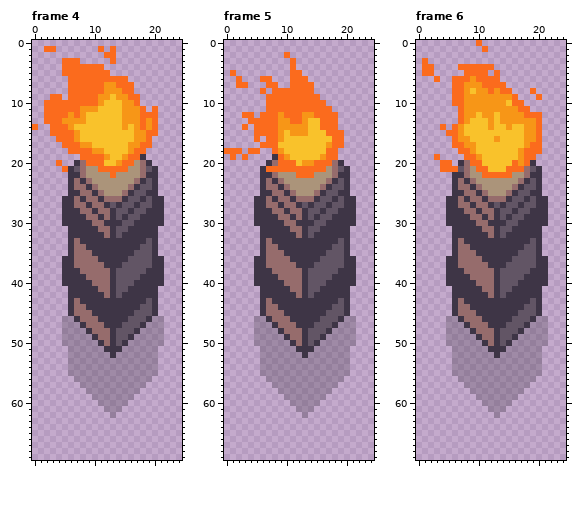
Two versions of one pixel-art file, resources/asesprite/Torch.aseprite. Above is the file before it was changed.
25x70 pixels, 7 frames. Shown: frame 4, frame 5, frame 6. The commit also changed other frames, which this record leaves out.
New version:
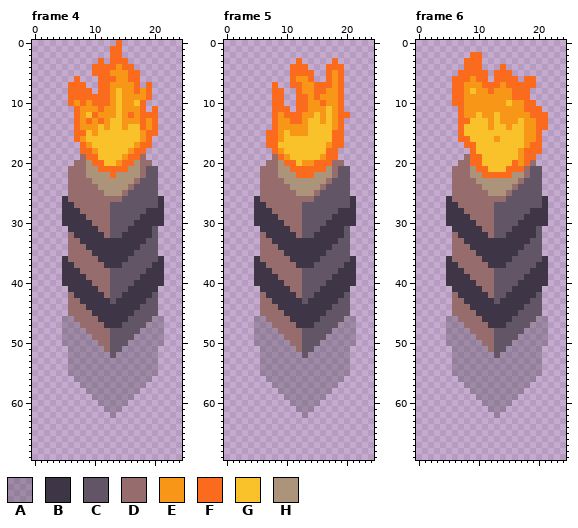
Palette (. is transparent): A #00000030  B #3e3546  C #625565  D #966c6c  E #f79617  F #fb6b1d  G #f9c22b  H #ab947a
Edits made:
layer "Flame" now shown
layer "Flame Wind 1" now hidden
Changed rows in their new state; - is an unchanged pixel.
Frame 4:
first column x 0:
 0 --------------F------
 1 --..-------.--F------
 2 ------------.-F------
 3 -----...---F--FF-----
 4 -----.....--FFEFF----
 5 -----.....---EEEFF---
 6 ------.-...---EEFF---
 7 ---------..-F-EEEF-F-
 8 ----------.-F-GEEFEF-
 9 ---..------FFEG-EEEF-
10 --....-E-E-FFE---GF--
11 --.....----FEE-------
12 --.....---FEEE--F----
13 --.....F-FEFE--------
14 .--....FEEE-E----G---
15 ---....FF-E------G---
16 ----...FE--------G---
17 -----...F-------G----
18 ------..---G---------
19 --------D--GG-----D--
20 ----.--D-H---------D-
21 -----.DD------------C
22 ------DD-----------CC
23 ------D-D---------C-C
24 ------D--D-------C--C
25 ------DD--D-----C--CC
26 ------D-D--D---C--C-C
27 ---------D--D-C--C--C
28 ----------D--C--C----
29 -----------D-C-C-----
30 ------------DCC------
31 -------------C------C
32 ------D------C------C
33 ------D-------------C
34 ------D-------------C
35 ------D-------------C
36 ------D-------------C
38 -------------C-------
39 -------------C-------
40 -------------C-------
41 -------------C-------
42 ------D------C------C
43 ------D------C------C
44 ------D-------------C
45 ------D-------------C
46 -------D-----------C-
47 --------D---------C--
48 ---------D---C---C---
49 ----------D--C--C----
50 -----------D-C-C-----
51 ------------DCC------
52 -------------C-------
Frame 5:
first column x 0:
 2 ----------.----------
 3 -----------.F-----F--
 4 ------------FF---FFF-
 5 -.-----------FF--FEF-
 6 --.---..----EEF--FEF-
 7 --..---.-----EEFFFEF-
 8 ------.---..-EEFFEEF-
 9 -------.--..--E-EEEF-
10 -------.--..--EE-EEF-
11 -------.---.--EEEGEF-
12 ---..-..-------GEGEFF
13 ----....--------EGEF-
14 ---.-...--------GGEF-
15 -----..----------G---
16 -----.---------------
17 ------.--------------
18 ...-..---------------
19 -.-.----D------------
20 -------D-H---------D-
21 ------DDDHH---------C
22 ------DD-----------CC
23 ------D-D---------C-C
24 ------D--D-------C--C
25 ------DD--D-----C--CC
26 ------D-D--D---C--C-C
27 ---------D--D-C--C--C
28 ----------D--C--C----
29 -----------D-C-C-----
30 ------------DCC------
31 -------------C------C
32 ------D------C------C
33 ------D-------------C
34 ------D-------------C
35 ------D-------------C
36 ------D-------------C
38 -------------C-------
39 -------------C-------
40 -------------C-------
41 -------------C-------
42 ------D------C------C
43 ------D------C------C
44 ------D-------------C
45 ------D-------------C
46 -------D-----------C-
47 --------D---------C--
48 ---------D---C---C---
49 ----------D--C--C----
50 -----------D-C-C-----
51 ------------DCC------
52 -------------C-------
Frame 6:
first column x 1:
 0 ---------.-----------
 1 ----------.----------
 2 --------FF-----------
 3 .------FFF-----------
 4 ..----.---..-F-------
 5 ..----F------FF------
 6 --.--------.-FFF-FF--
 7 -------------EFFFFF--
 8 -------------EEFFF.--
 9 ----------------FF-.-
10 ---------------EEFF--
11 ----------------E-FF-
12 -----------------E--F
13 -------F--------G---F
14 ---.-.F-------------F
15 ----..F--------------
16 -----.FF-------------
17 -----..FF------------
18 ------..F------------
19 --.----D-F-----------
20 ---..-D-----------D--
21 ---..DD------------C-
22 -----DD-----------CC-
23 -----D-D---------C-C-
24 -----D--D-------C--C-
25 -----DD--D-----C--CC-
26 -----D-D--D---C--C-C-
27 --------D--D-C--C--C-
28 ---------D--C--C-----
29 ----------D-C-C------
30 -----------DCC-------
31 ------------C------C-
32 -----D------C------C-
33 -----D-------------C-
34 -----D-------------C-
35 -----D-------------C-
36 -----D-------------C-
38 ------------C--------
39 ------------C--------
40 ------------C--------
41 ------------C--------
42 -----D------C------C-
43 -----D------C------C-
44 -----D-------------C-
45 -----D-------------C-
46 ------D-----------C--
47 -------D---------C---
48 --------D---C---C----
49 ---------D--C--C-----
50 ----------D-C-C------
51 -----------DCC-------
52 ------------C--------
